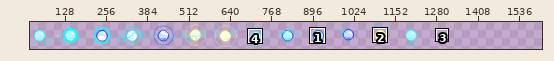
Pixel-art file: effects/laser_emit.aseprite. The first picture is a wide view before the edit; the outline marks the close-up.
Close-up. Old version:
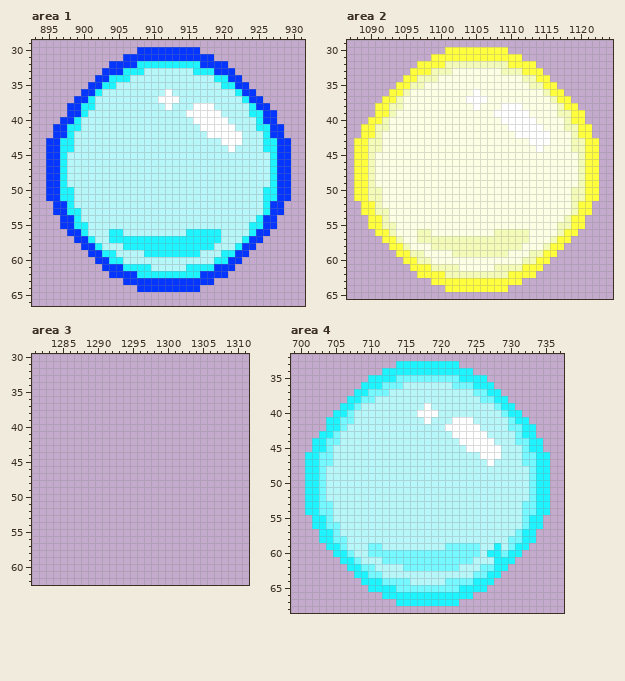
2048x512 pixels, 1 frame. Shown: area 1: x 893..931, y 29..66; area 2: x 1087..1124, y 29..65; area 3: x 1281..1311, y 30..62; area 4: x 699..737, y 32..68. The wide view leaves out empty margins. The commit also changed other parts of the picture, which this record leaves out.
After:
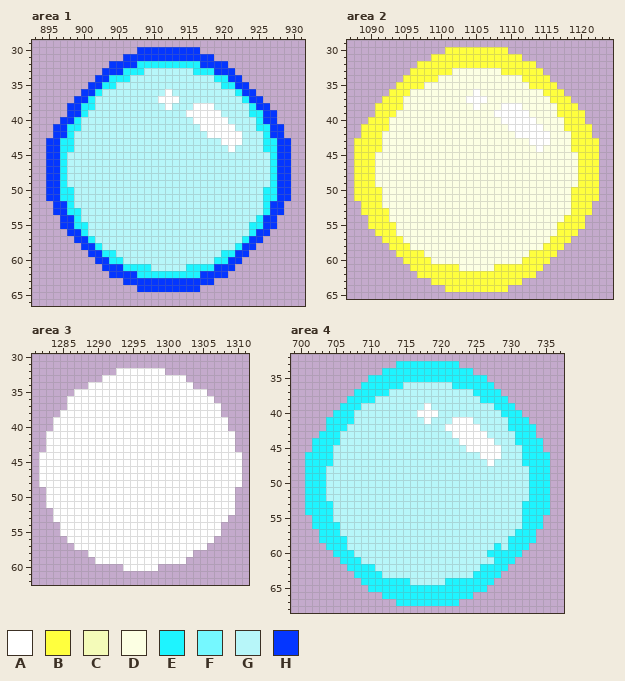
Palette (. is transparent): A #ffffff  B #ffff3e  C #f4fbb9  D #fcffe3  E #1ef4ff  F #75f8ff  G #b7f6f9  H #0436ff
From old to new:
Changed rows in their new state; - is an unchanged pixel.
Area 1:
first column x 904:
56 GG---------GGGGG
57 GGGGGGGGGGGGGGGG
58 --GGGGGGGGGGGGG-
59 -----GGGGGGGG---
Area 2:
first column x 1090:
32 -----------BBBBBBBBB-----------
33 ---------BBB-------BBB---------
34 -------BBB------------BB-------
35 ------BB---------------BB------
36 -----B-------------------B-----
37 ----B---------------------B----
38 ---BB----------------------B---
39 ---B-----------------------BB--
40 --B-------------------------B--
41 -BB-------------------------BB-
42 -B---------------------------B-
43 BB---------------------------BB
44 BB---------------------------BB
45 B-----------------------------B
46 B-----------------------------B
47 B-----------------------------B
48 B-----------------------------B
49 B-----------------------------B
50 BB---------------------------BB
51 BB---------------------------BB
52 -B---------------------------B-
53 -BB--------------------------B-
54 --B-------------------------B--
55 --BB-----------------------BB--
56 ---B---DD---------DDDDD----B---
57 ----B--DDDDDDDDDDDDDDDD---B----
58 -----B---DDDDDDDDDDDDD---B-----
59 ------BB----DDDDDDDD---BB------
60 -------BB-------------BB-------
61 ---------BBBB-----BBBB---------
62 -----------BBBBBBBBB-----------
Area 3:
first column x 1282:
32 -----------AAAAAAA-----------
33 ---------AAAAAAAAAAAA--------
34 -------AAAAAAAAAAAAAAA-------
35 -----AAAAAAAAAAAAAAAAAAA-----
36 ----AAAAAAAAAAAAAAAAAAAAA----
37 ----AAAAAAAAAAAAAAAAAAAAAA---
38 ---AAAAAAAAAAAAAAAAAAAAAAA---
39 --AAAAAAAAAAAAAAAAAAAAAAAAA--
40 --AAAAAAAAAAAAAAAAAAAAAAAAA--
41 -AAAAAAAAAAAAAAAAAAAAAAAAAAA-
42 -AAAAAAAAAAAAAAAAAAAAAAAAAAA-
43 -AAAAAAAAAAAAAAAAAAAAAAAAAAA-
44 AAAAAAAAAAAAAAAAAAAAAAAAAAAAA
45 AAAAAAAAAAAAAAAAAAAAAAAAAAAAA
46 AAAAAAAAAAAAAAAAAAAAAAAAAAAAA
47 AAAAAAAAAAAAAAAAAAAAAAAAAAAAA
48 AAAAAAAAAAAAAAAAAAAAAAAAAAAAA
49 -AAAAAAAAAAAAAAAAAAAAAAAAAAA-
50 -AAAAAAAAAAAAAAAAAAAAAAAAAAA-
51 -AAAAAAAAAAAAAAAAAAAAAAAAAAA-
52 --AAAAAAAAAAAAAAAAAAAAAAAAAA-
53 --AAAAAAAAAAAAAAAAAAAAAAAAA--
54 ---AAAAAAAAAAAAAAAAAAAAAAA---
55 ---AAAAAAAAAAAAAAAAAAAAAAA---
56 ----AAAAAAAAAAAAAAAAAAAAA----
57 -----AAAAAAAAAAAAAAAAAAA-----
58 -------AAAAAAAAAAAAAAA-------
59 --------AAAAAAAAAAAAA--------
60 ------------AAAAA------------
Area 4:
first column x 703:
35 -----------EEEEEEEEE-----------
36 ---------EEE-------EEE---------
37 -------EEE------------EE-------
38 ------EE---------------EE------
39 -----E-------------------E-----
40 ----E---------------------E----
41 ---EE----------------------E---
42 ---E-----------------------EE--
43 --E-------------------------E--
44 -EE-------------------------EE-
45 -E---------------------------E-
46 EE---------------------------EE
47 EE---------------------------EE
48 E-----------------------------E
49 E-----------------------------E
50 E-----------------------------E
51 E-----------------------------E
52 E-----------------------------E
53 EE---------------------------EE
54 EE---------------------------EE
55 -E---------------------------E-
56 -EE--------------------------E-
57 --E-------------------------E--
58 --EE-----------------------EE--
59 ---E---GG---------GGGGG----E---
60 ----E--GGGGGGGGGGGGGGGG---E----
61 -----E---GGGGGGGGGGGGG---------
62 ------EE----GGGGGGGG---EE------
63 -------EE-------------EE-------
64 ---------EEEE-----EEEE---------
65 -----------EEEEEEEEE-----------
